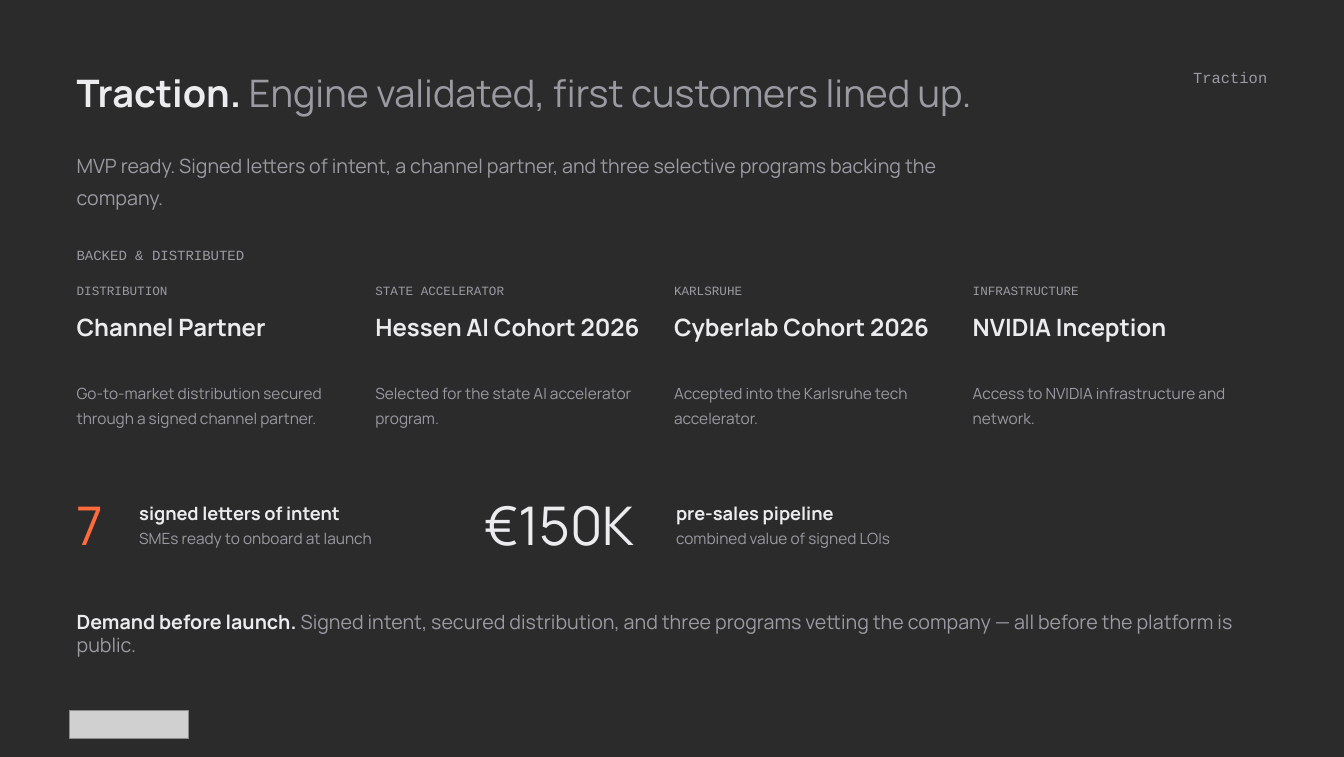
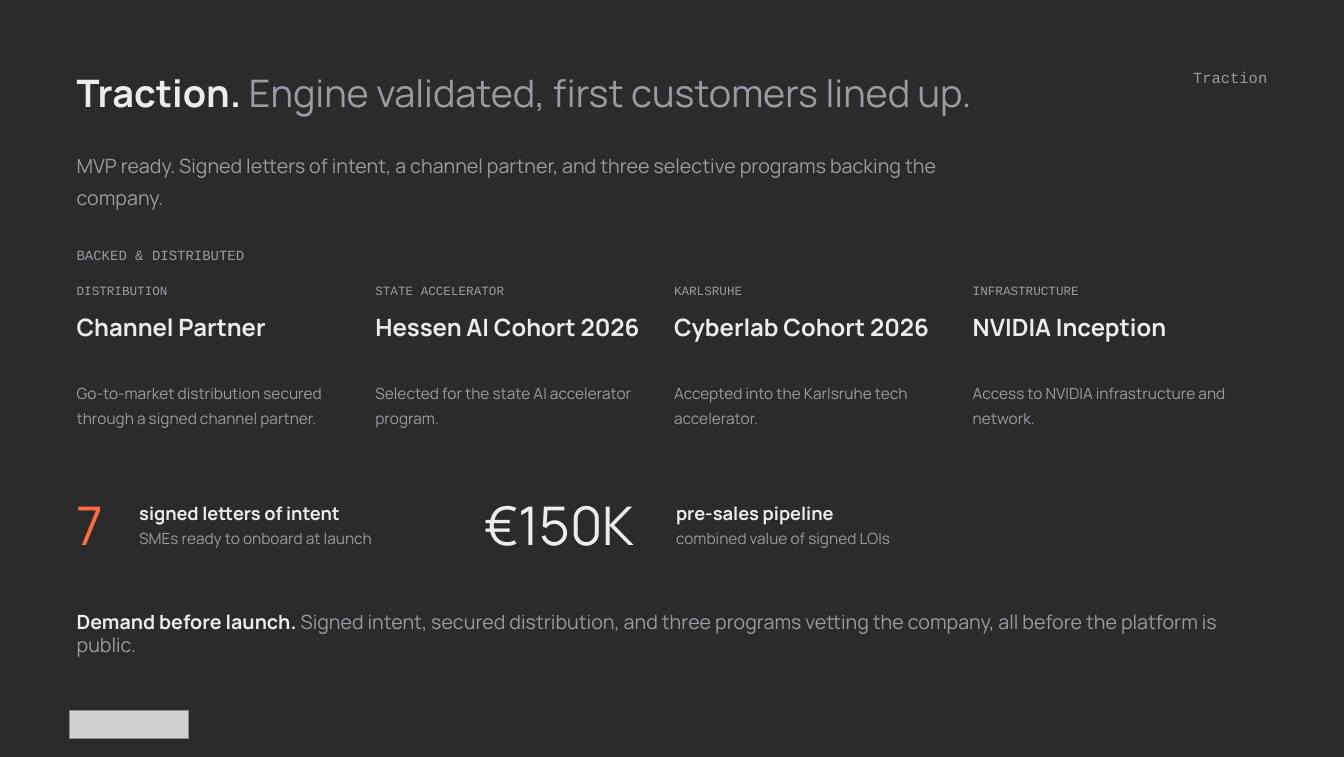
Before and after one commit to athenarunai-gif/Athena, a slide deck: slide 12 of decks/Pitch_Deck_AthenaRun_v4.pptx. Drawn at 1344x757 pixels with LibreOffice and Linux fonts; fonts in the diff are those of the drawing; grey boxes stand for pictures; background and template pictures are left out; a plain dark background stands for a picture behind light text. Boxes give left, top, right and bottom in pixels: in the first picture for what was removed or moved away, otherwise in the second. Text is boxed around its words. In the diff, an @@ line names an element or a change of style, - is before the commit and + after.

```diff
--- a/decks/Pitch_Deck_AthenaRun_v4.pptx
+++ b/decks/Pitch_Deck_AthenaRun_v4.pptx
@@ text at (77, 614, 1217, 634): text changed @@
-Demand before launch. Signed intent, secured distribution, and three programs vetting the company — all before the platform is public.
+Demand before launch. Signed intent, secured distribution, and three programs vetting the company, all before the platform is public.
```
Also in this commit, not shown: 10 other slides changed, 1 other file.
